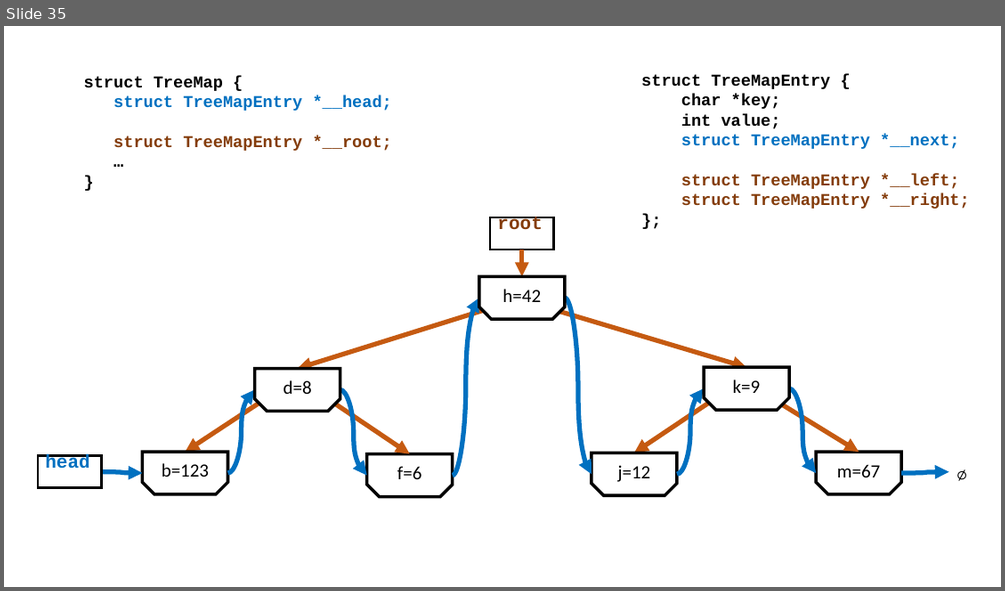
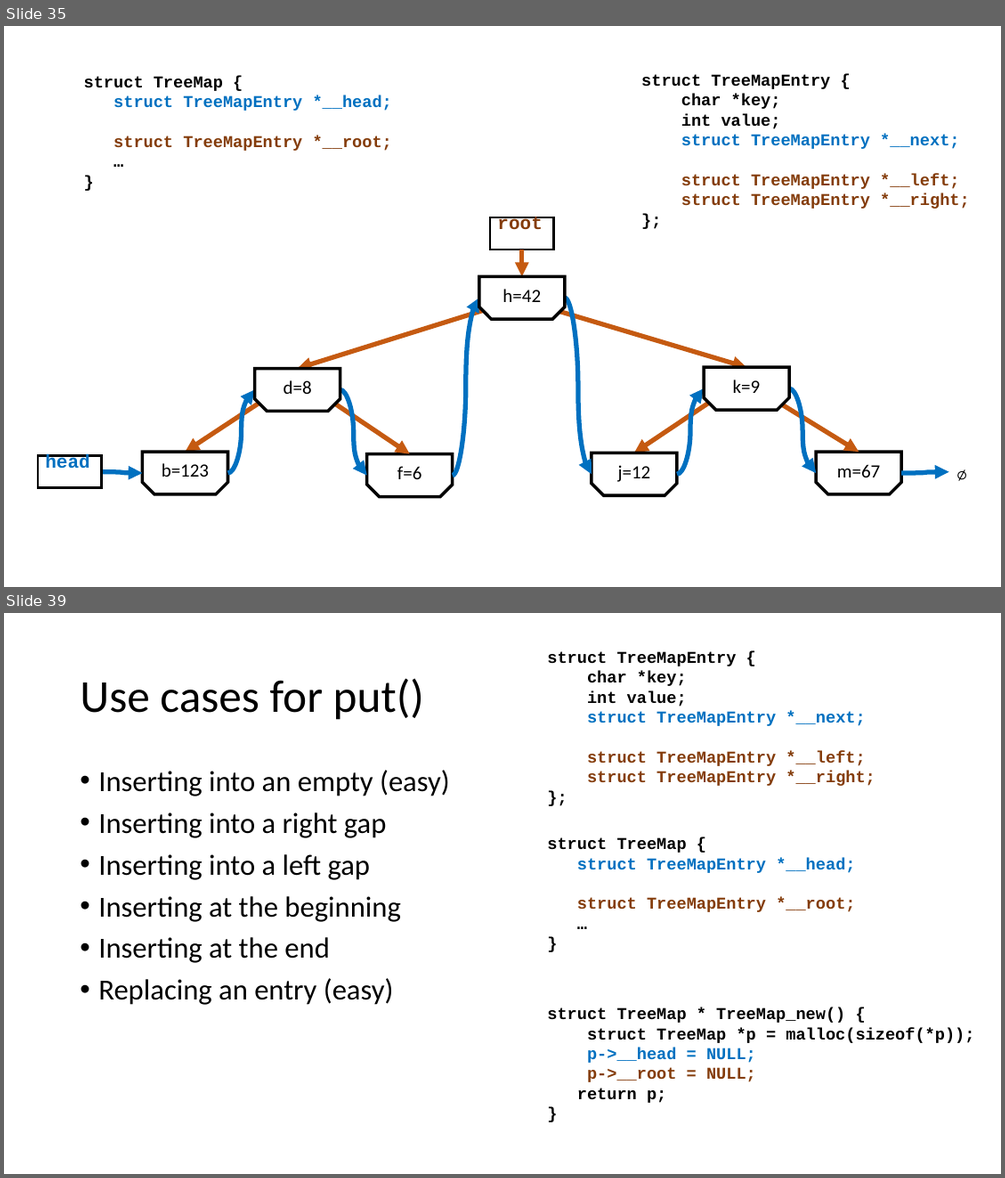
Before and after one commit to csev/cc4e, a slide deck: lectures/CC-05-Trees-Hash.pptx. Shown one above the other, each under a label of ours: slide 35 before the commit, slides 35 and 39 after it; the slides between them are not shown. The pictures are 1005x591 and 1005x1178 pixels, drawn with LibreOffice and Linux fonts; fonts in the diff are those of the drawing. Boxes give left, top, right and bottom in pixels: in the first picture for what was removed or moved away, otherwise in the second. Text is boxed around its words. In the diff, an @@ line names an element or a change of style, - is before the commit and + after.

```diff
--- a/lectures/CC-05-Trees-Hash.pptx
+++ b/lectures/CC-05-Trees-Hash.pptx
@@ slide 39 added at [4, 613, 1001, 1174], background #FFFFFF @@
@@ text added at [547, 651, 875, 786], 16 pt, text #843C0B, bold @@
+struct TreeMapEntry {
+char *key;
+int value;
+struct TreeMapEntry *__next;
+struct TreeMapEntry *__left;
+struct TreeMapEntry *__right;
+};
@@ title added at [80, 678, 424, 720], 44 pt, text #000000 @@
+Use cases for put()
@@ text added at [98, 770, 450, 1005], 28 pt, text #000000 @@
+• Inserting into an empty (easy)
+• Inserting into a right gap
+• Inserting into a left gap
+• Inserting at the beginning
+• Inserting at the end
+• Replacing an entry (easy)
@@ text added at [547, 837, 855, 912], 16 pt, text #0070C0, bold @@
+struct TreeMap {
+struct TreeMapEntry *__head;
+struct TreeMapEntry *__root;
+…
+}
@@ text added at [547, 1007, 974, 1103], 16 pt, text #000000, bold @@
+struct TreeMap * TreeMap_new() {
+struct TreeMap *p = malloc(sizeof(*p));
+p->__head = NULL;
+p->__root = NULL;
+return p;
+}
```
Also in this commit, not shown: 10 slides changed, 33 other slides added.
